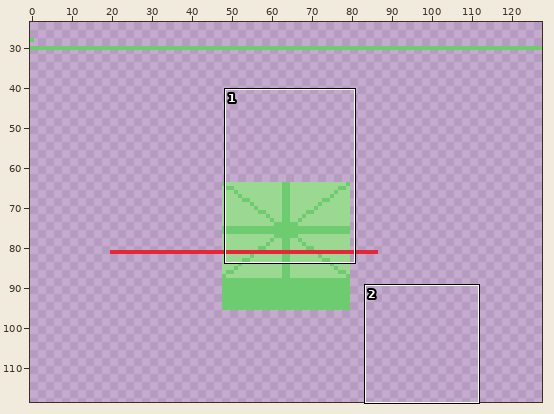
Pixel-art file: Assets/Art/Aseprite/CharacterSneak.aseprite. The picture above shows the old version from afar; the outline marks the close-up.
Close-up. Before the commit:
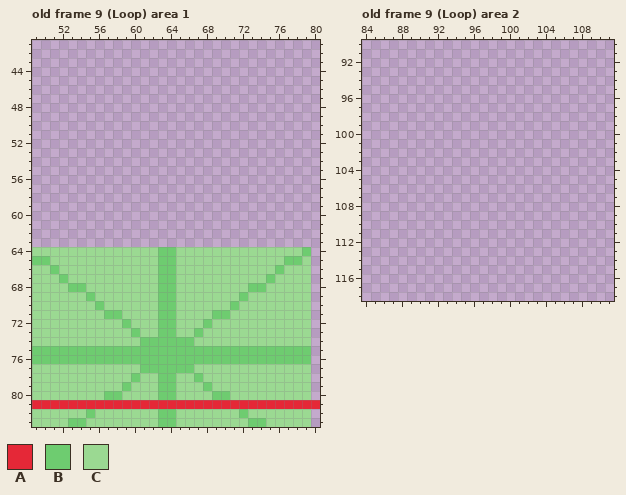
128x128 pixels, 13 frames. Shown: old frame 9 (Loop) area 1: x 49..80, y 41..83; old frame 9 (Loop) area 2: x 84..111, y 90..118. The wide view leaves out empty margins. The commit also changed other frames or places, which this record leaves out.
Visible layers, top first: "SneakRightColour", "Standing right", "Crouch Directions", "Standing Directions", "Guide".
Palette (. is transparent): A #e52837  B #6ecc70  C #9bd992
Pixels before, old frame 9 (Loop) area 1, first column x 49:
64 CCCCCCCCCCCCCCBBCCCCCCCCCCCCCCB.
65 BBCCCCCCCCCCCCBBCCCCCCCCCCCCBBC.
66 CCBCCCCCCCCCCCBBCCCCCCCCCCCBCCC.
67 CCCBCCCCCCCCCCBBCCCCCCCCCCBCCCC.
68 CCCCBBCCCCCCCCBBCCCCCCCCBBCCCCC.
69 CCCCCCBCCCCCCCBBCCCCCCCBCCCCCCC.
70 CCCCCCCBCCCCCCBBCCCCCCBCCCCCCCC.
71 CCCCCCCCBBCCCCBBCCCCBBCCCCCCCCC.
72 CCCCCCCCCCBCCCBBCCCBCCCCCCCCCCC.
73 CCCCCCCCCCCBCCBBCCBCCCCCCCCCCCC.
74 CCCCCCCCCCCCBBBBBBCCCCCCCCCCCCC.
75 BBBBBBBBBBBBBBBBBBBBBBBBBBBBBBB.
76 BBBBBBBBBBBBBBBBBBBBBBBBBBBBBBB.
77 CCCCCCCCCCCCBBBBBBCCCCCCCCCCCCC.
78 CCCCCCCCCCCBCCBBCCBCCCCCCCCCCCC.
79 CCCCCCCCCCBCCCBBCCCBCCCCCCCCCCC.
80 CCCCCCCCBBCCCCBBCCCCBBCCCCCCCCC.
81 AAAAAAAAAAAAAAAAAAAAAAAAAAAAAAAA
82 CCCCCCBCCCCCCCBBCCCCCCCBCCCCCCC.
83 CCCCBBCCCCCCCCBBCCCCCCCCBBCCCCC.
Now the later version:
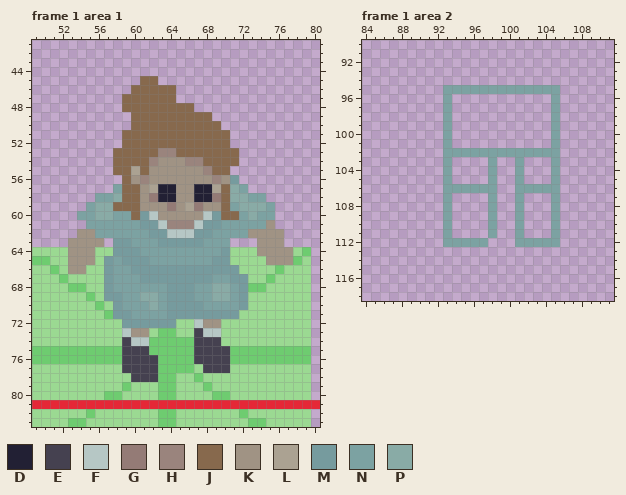
Colours new in this view: D #222034  E #454150  F #b6c7c5  G #947b76  H #9a847d  J #87694d  K #a09384  L #aba292  M #769b9e  N #7ca2a2  P #89aba6
A new or re-ordered frame is compared with the old frame closest to it.
Changes in this commit:
frames re-ordered
Frame 1 area 1 against old frame 9 (Loop), layer "Crouch Directions":
y 45: x 61..62 .. -> JJ
y 46: x 60..64 ..... -> JJJJJ
y 47: x 59..64 ...... -> JJJJJJ
y 48: x 59..66 ........ -> JJJJJJJJ
y 49: x 60..68 ......... -> JJJJJJJJJ
y 50: x 60..69 .......... -> JJJJJJJJJJ
y 51..52: x 59..70 ............ -> JJJJJJJJJJJJ
y 53: x 58..71 .............. -> JJJJJHHJJJJJJJ
y 54: x 58..71 .............. -> JJJJHKKKHHJJJJ
y 55: x 58..70 ............. -> JJLJKKKKKKHJJ
y 56: x 59..71 ............. -> JKHKKKKKKKHKM
y 57: x 58..72 ............... -> NJJKLDDKKDDLJPN
y 58: x 56..74 ................... -> NNPJJKGDDKKDDGJPPNN
y 59: x 55..75 ..................... -> NPPJJJKKKGKLGKKJNPPPN
y 60: x 54..75 ...................... -> NNPPNNJMFKKKKKFMJJNPNN
y 61: x 55..75 ..................... -> NNNNNNMMFHHHFMMNNNNNK
y 62: x 54..76 ....................... -> KKNNNNNNMMFFFMMNNNNKKKK
y 63: x 53..56 .... -> KKKK; x 58..70 ............. -> MMNNNMMMMMNNN; x 74..76 ... -> KKK
y 64: x 53..55 CCC -> KKK; x 58..70 CCCCCBBCCCCCC -> MMMNNNNNNNNNM; x 74..77 CCCC -> KKKK
y 65: x 53..55 CCC -> KKK; x 57..70 CCCCCCBBCCCCCC -> MNMMMNNNNNNNMM; x 75..77 CCB -> KKK
y 66: x 53..54 CC -> KK; x 57..71 CCCCCCBBCCCCCCC -> MNNMMMMMMMMMMMM
y 67: x 57..72 CCCCCCBBCCCCCCCC -> MNNNMMMMMMMMNNMM
y 68: x 57..72 CCCCCCBBCCCCCCCC -> MNNNNNNMMMNNPPNM
y 69: x 57..72 CCCCCCBBCCCCCCCB -> MMNNPPNMMMNNPPNM
y 70: x 58..72 CCCCCBBCCCCCCBC -> MNNNPNMMMMNNNNM
y 71: x 58..71 BCCCCBBCCCCBBC -> MMNNNNMMMMMMMM
y 72: x 59..64 BCCCBB -> MMMMMM; x 67..69 CBC -> FKK
y 73: x 59..61 CBC -> FKK; x 67..69 BCC -> EFF
y 74: x 59..61 CCB -> EFF; x 67..69 CCC -> EEE
y 75: x 59..61 BBB -> EEE; x 67..70 BBBB -> EEEE
y 76: x 59..62 BBBB -> EEEE; x 67..70 BBBB -> EEEE
y 77: x 59..62 CCBB -> EEEE; x 68..70 CCC -> EEE
y 78: x 60..62 BCC -> EEE
Frame 1 area 2 against old frame 9 (Loop), layer "Crouch Directions":
y 95: x 93..105 ............. -> NNNNNNNNNNNNN
y 96..101: x 93 . -> N; x 105 . -> N
y 102: x 93..105 ............. -> NNNNNNNNNNNNN
y 103..105: x 93 . -> N; x 98 . -> N; x 101 . -> N; x 105 . -> N
y 106: x 93..98 ...... -> NNNNNN; x 101..105 ..... -> NNNNN
y 107..111: x 93 . -> N; x 98 . -> N; x 101 . -> N; x 105 . -> N
y 112: x 93..97 ..... -> NNNNN; x 101..105 ..... -> NNNNN
Changed places in both close-ups, as pixel boxes (x1, y1, x2, y2):
changed: (68, 76, 293, 382)
added: (443, 85, 560, 247)
